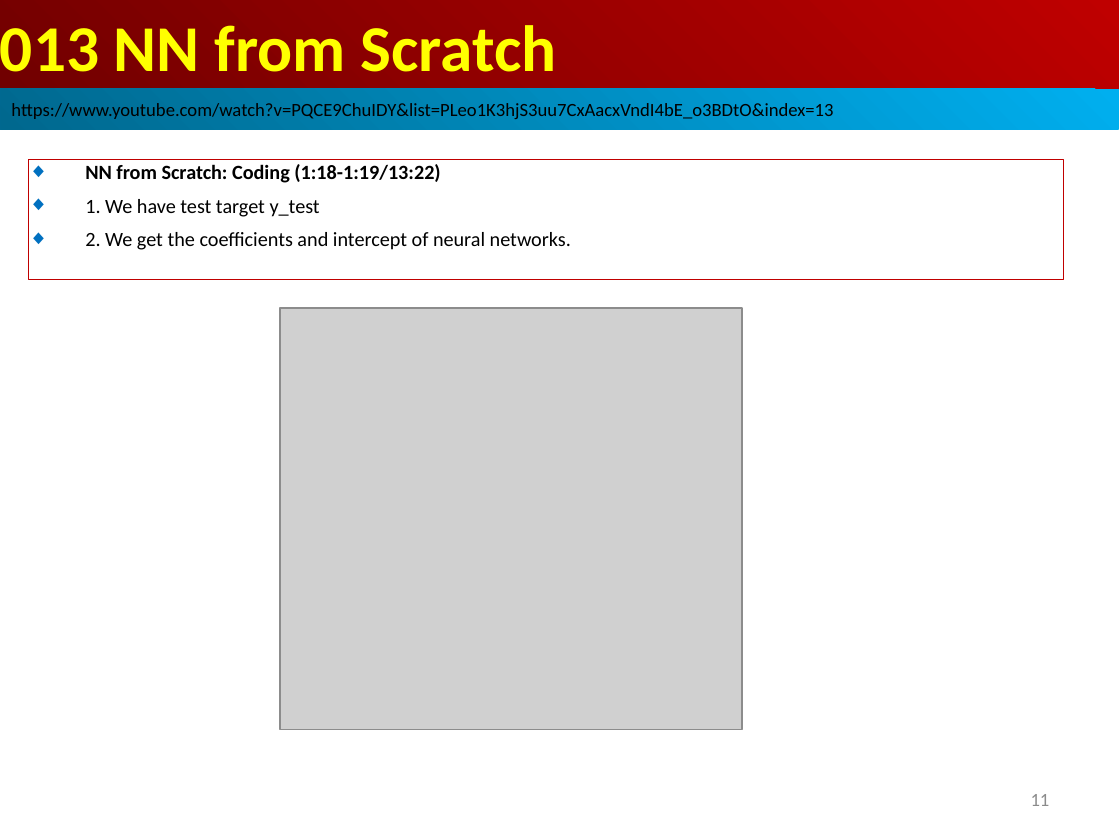
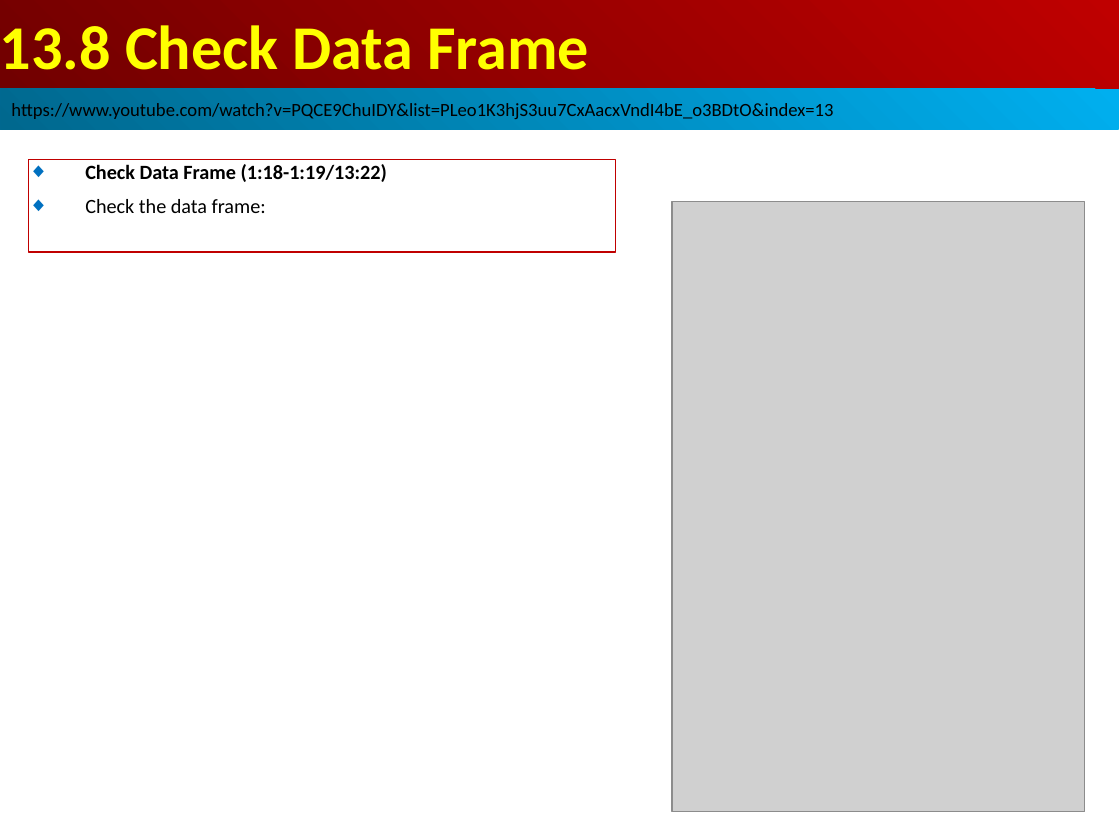
Before and after one commit to peterhchen/AIU_CS512_DL, a slide deck: slide 20 of 000_Lecture_Project/week04/01_Lecture/13_NN_Scratch.ppt (slide 11 before the commit). Drawn at 1120x840 pixels with LibreOffice and Linux fonts; fonts in the diff are those of the drawing; grey boxes stand for pictures. Boxes give left, top, right and bottom in pixels: in the first picture for what was removed or moved away, otherwise in the second. Text is boxed around its words. In the diff, an @@ line names an element or a change of style, - is before the commit and + after.

```diff
--- a/000_Lecture_Project/week04/01_Lecture/13_NN_Scratch.ppt
+++ b/000_Lecture_Project/week04/01_Lecture/13_NN_Scratch.ppt
@@ text in rectangle at <box>0,25,589,70</box>: text changed; size 42 to 40 pt @@
-013 NN from Scratch
+13.8 Check Data Frame
@@ rectangle removed at <box>28,159,1063,280</box> @@
-◆ NN from Scratch: Coding (1:18-1:19/13:22)
-◆ 1. We have test target y_test
-◆ 2. We get the coefficients and intercept of neural networks.
@@ rectangle added at <box>28,159,616,252</box>, outline #C00000 0.74 pt, 13 pt, text #000000, bold @@
+◆ Check Data Frame (1:18-1:19/13:22)
+◆ Check the data frame:
@@ picture: place and size @@
-picture at <box>280,308,743,729</box>
+picture at <box>672,202,1085,812</box>
@@ page number at <box>1031,811,1050,812</box>: text changed @@
-11
+20
```
Also in this commit, not shown: 16 other slides changed, 22 slides added, 1 slide removed.
